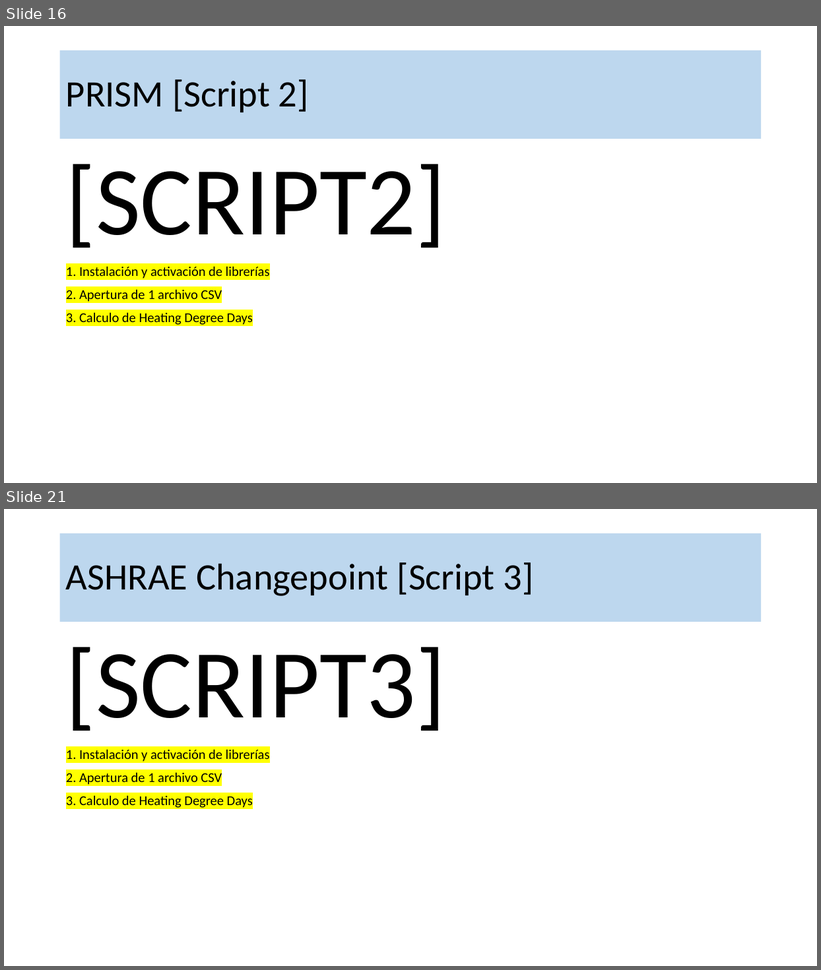
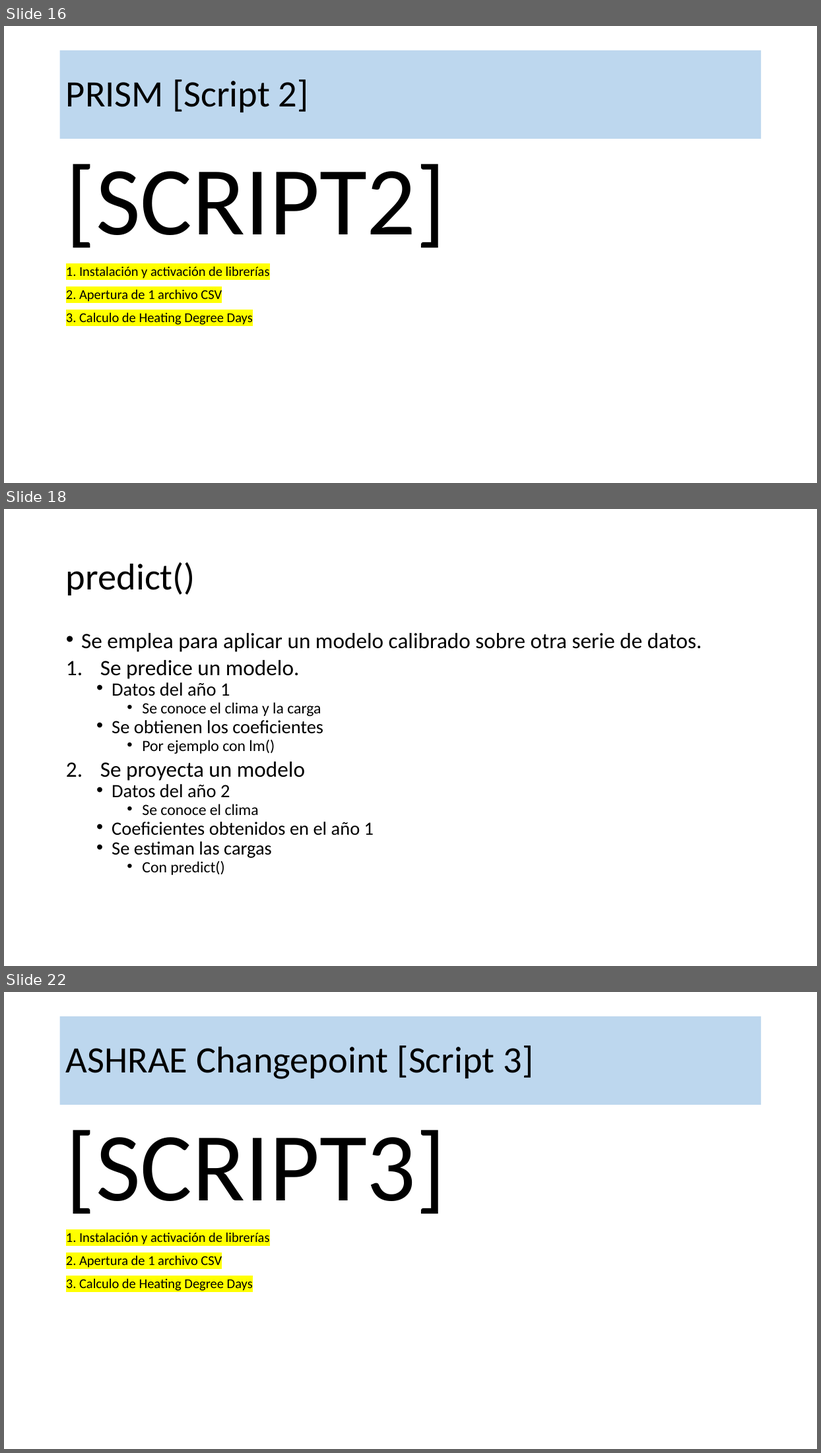
Before and after one commit to robgaray/EESIA_Consumo_Analisis_Datos_2021, a slide deck: 1_Presentaciones/Sesion_3_Practica.pptx. Shown one above the other, each under a label of ours: slides 16 and 21 before the commit, slides 16, 18 and 22 after it; the slides between them are not shown. The pictures are 821x970 and 821x1453 pixels, drawn with LibreOffice and Linux fonts; fonts in the diff are those of the drawing; background and template pictures are left out. Boxes give left, top, right and bottom in pixels: in the first picture for what was removed or moved away, otherwise in the second. Text is boxed around its words. In the diff, an @@ line names an element or a change of style, - is before the commit and + after.

```diff
--- a/1_Presentaciones/Sesion_3_Practica.pptx
+++ b/1_Presentaciones/Sesion_3_Practica.pptx
@@ slide 18 added at (4, 509, 817, 966), background #FFFFFF @@
@@ title added at (66, 562, 195, 595), 44 pt, text #000000 @@
+predict()
@@ text added at (81, 633, 702, 875), 22.2 pt, text #000000 @@
+• Se emplea para aplicar un modelo calibrado sobre otra serie de datos.
+1. Se predice un modelo.
+  • Datos del año 1
+    • Se conoce el clima y la carga
+  • Se obtienen los coeficientes
+    • Por ejemplo con lm()
+2. Se proyecta un modelo
+  • Datos del año 2
+    • Se conoce el clima
+  • Coeficientes obtenidos en el año 1
+  • Se estiman las cargas
+    • Con predict()
@@ what was slide 21 is now slide 22 @@
```
Also in this commit, not shown: 5 slides changed, 7 other slides added, 6 slides removed, 19 other files.
